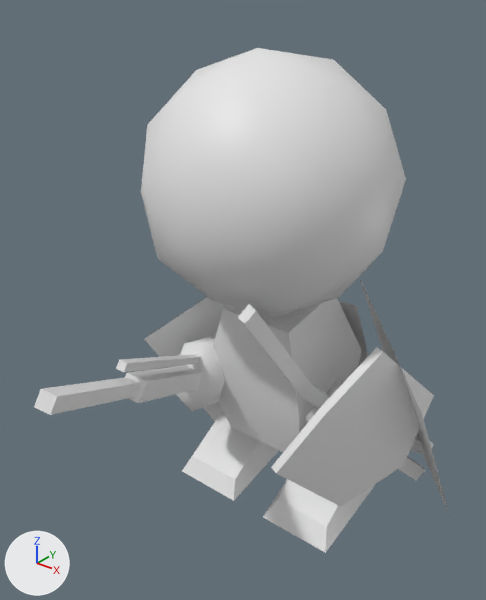
The FBX model MgaUnityProj/Assets/Fundament/Avatar/Artwork/Orignal/Humanoid/Humanoid@FBorn.FBX as it was, and as the next commit left it.
Before and after are seen from a 50 mm lens placed at (1.105, -1.636, 0.77), pointed at (-0.081, -0.153, -0.149). Arrows for +X, +Y and +Z are at lower left; the lights stay in place. Where no turn or scale is listed for an object, it has been applied to the vertices.

Objects in the first picture: 'Body', 'DHandWeapn', 'Head', 'LShield', 'LShoot', 'LWing', 'LeftFoot', 'LeftHand', 'RShoot', 'RWeapon', 'RWing', 'RightFoot', 'RightHand'.
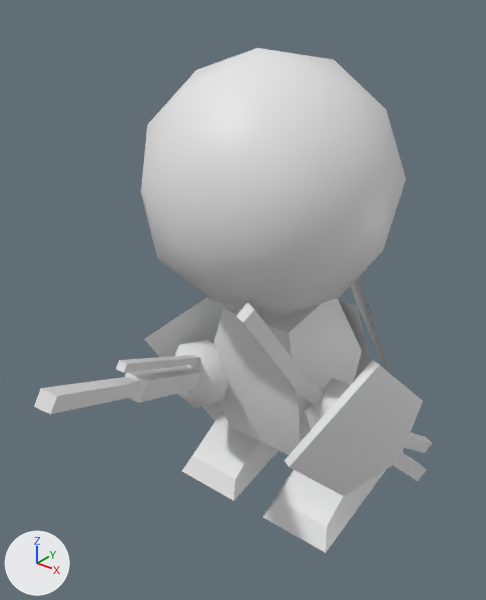
Location of each change, (x1, y1, x2, y2) in pixels of the pictures (486 x 600 px):
'LShield', rescaled (15% narrower, 15% shorter): before (271, 347, 434, 507); after (284, 360, 423, 496)
'LShoot', moved: before (238, 304, 434, 454); after (237, 302, 433, 453)
'DHandWeapn', moved: before (34, 377, 140, 415); after (34, 377, 141, 414)
'RightHand', rescaled (8% wider, 10% shorter): before (175, 336, 225, 412); after (175, 340, 229, 408)
'LWing', rescaled: before (359, 277, 449, 513); after (351, 277, 390, 373)
'RWeapon', moved: before (125, 365, 203, 403); after (125, 366, 202, 403)
'LeftHand', rescaled: before (306, 379, 345, 423); after (304, 378, 350, 430)

Patch to the scene script:
```diff
--- a/MgaUnityProj/Assets/Fundament/Avatar/Artwork/Orignal/Humanoid/Humanoid@FBorn.FBX.py
+++ b/MgaUnityProj/Assets/Fundament/Avatar/Artwork/Orignal/Humanoid/Humanoid@FBorn.FBX.py
@@ ob_lefthand @@
 ob_lefthand.rotation_euler = (-0.92, -0.415, 0.0)  # degrees (-53, -24, 0)
-ob_lefthand.scale = (0.86, 1.14, 0.86)
@@ ob_lshield @@
 ob_lshield.rotation_euler = (0.0, -1.571, 0.0)  # degrees (0, -90, 0)
-ob_lshield.scale = (1.37, 1.04, 1.16)
@@ ob_lwing @@
 ob_lwing.rotation_euler = (-0.457, 2.463, -0.356)  # degrees (-26, 141, -20)
-ob_lwing.scale = (-1.0, 1.0, 1.0)
@@ ob_rweapon @@
 ob_rweapon = bpy.data.objects.new('RWeapon', me_mesh_009)
-ob_rweapon.location = (-0.227, -0.209, -0.459)
+ob_rweapon.location = (-0.227, -0.209, -0.457)
@@ ob_lshoot @@
 ob_lshoot = bpy.data.objects.new('LShoot', me_mesh_006)
-ob_lshoot.location = (0.251, -0.112, -0.438)
+ob_lshoot.location = (0.243, -0.109, -0.437)
@@ ob_dhandweapn @@
 ob_dhandweapn = bpy.data.objects.new('DHandWeapn', me_mesh_010)
-ob_dhandweapn.location = (-0.225, -0.208, -0.458)
+ob_dhandweapn.location = (-0.225, -0.208, -0.457)
@@ ob_righthand @@
 ob_righthand.rotation_euler = (-0.734, 0.242, -0.267)  # degrees (-42, 14, -15)
-ob_righthand.scale = (0.86, 1.14, 0.86)
```
